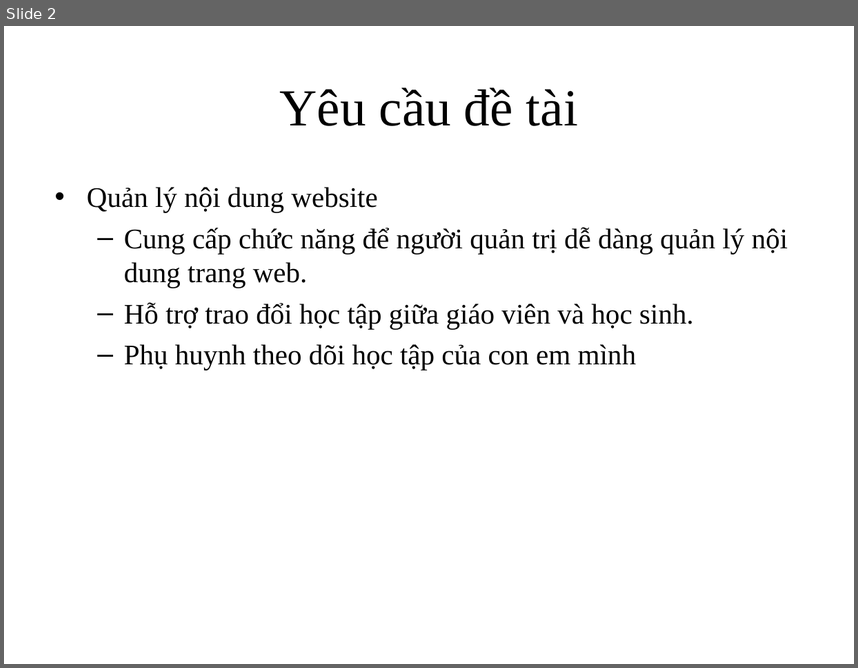
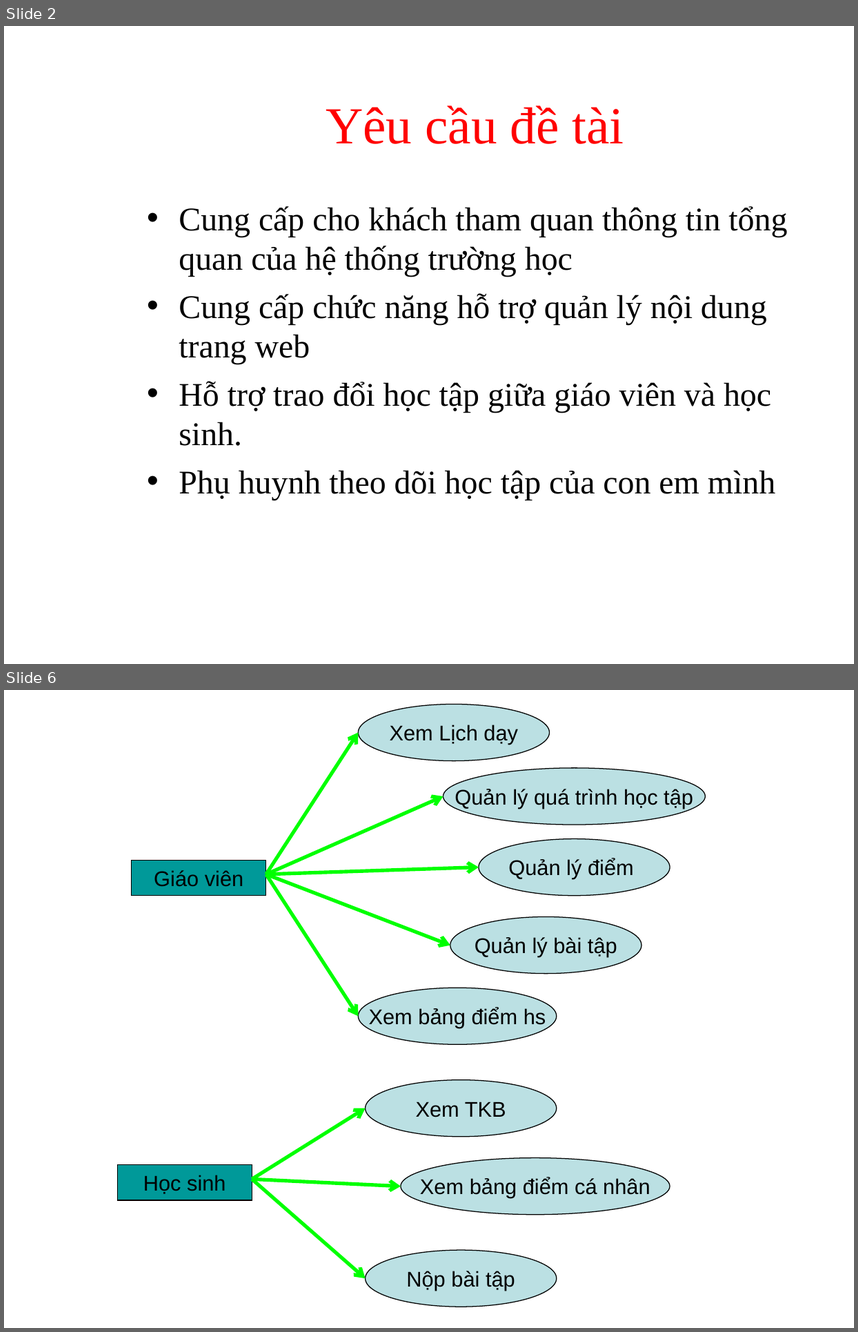
Before and after one commit to btnguyen2k/hsms, a slide deck: HSMS/Resources/baocaophanbien.ppt. Shown one above the other, each under a label of ours: slide 2 before the commit, slides 2 and 6 after it; the slides between them are not shown. The pictures are 858x668 and 858x1332 pixels, drawn with LibreOffice and Linux fonts; fonts in the diff are those of the drawing; background and template pictures are left out. Boxes give left, top, right and bottom in pixels: in the first picture for what was removed or moved away, otherwise in the second. Text is boxed around its words. In the diff, an @@ line names an element or a change of style, - is before the commit and + after.

```diff
--- a/HSMS/Resources/baocaophanbien.ppt
+++ b/HSMS/Resources/baocaophanbien.ppt
@@ slide 6 added at [4, 690, 854, 1328], background picture (left out) @@
@@ ellipse added at [359, 704, 550, 761], fill #BBE0E3, outline #000000 0.74 pt, 18 pt, text #000000 @@
+Xem Lịch dạy
@@ arrow added from (266, 874) to (359, 733), #00FF00 3 pt @@
@@ ellipse added at [444, 768, 705, 825], fill #BBE0E3, outline #000000 0.74 pt, 18 pt, text #000000 @@
+Quản lý quá trình học tập
@@ arrow added from (266, 874) to (444, 796), #00FF00 3 pt @@
@@ ellipse added at [478, 839, 670, 896], fill #BBE0E3, outline #000000 0.74 pt, 18 pt, text #000000 @@
+Quản lý điểm
@@ rectangle added at [132, 860, 266, 896], fill #009999, outline #000000 0.74 pt, 18 pt, text #000000 @@
+Giáo viên
@@ arrow added from (266, 874) to (478, 867), #00FF00 3 pt @@
@@ arrow added from (266, 874) to (450, 945), #00FF00 3 pt @@
@@ arrow added from (266, 874) to (359, 1016), #00FF00 3 pt @@
@@ ellipse added at [450, 917, 642, 974], fill #BBE0E3, outline #000000 0.74 pt, 18 pt, text #000000 @@
+Quản lý bài tập
@@ ellipse added at [359, 987, 557, 1045], fill #BBE0E3, outline #000000 0.74 pt, 18 pt, text #000000 @@
+Xem bảng điểm hs
@@ ellipse added at [366, 1079, 557, 1136], fill #BBE0E3, outline #000000 0.74 pt, 18 pt, text #000000 @@
+Xem TKB
@@ arrow added from (252, 1179) to (366, 1108), #00FF00 3 pt @@
@@ rectangle added at [117, 1164, 252, 1200], fill #009999, outline #000000 0.74 pt, 18 pt, text #000000 @@
+Học sinh
@@ ellipse added at [401, 1158, 671, 1214], fill #BBE0E3, outline #000000 0.74 pt, 18 pt, text #000000 @@
+Xem bảng điểm cá nhân
@@ arrow added from (252, 1179) to (401, 1185), #00FF00 3 pt @@
@@ arrow added from (252, 1179) to (366, 1279), #00FF00 3 pt @@
@@ ellipse added at [366, 1250, 557, 1306], fill #BBE0E3, outline #000000 0.74 pt, 18 pt, text #000000 @@
+Nộp bài tập
@@ slide 2 changed as well @@
@@ title "Yêu cầu đề tài": place and size @@
-title "Yêu cầu đề tài" at [279, 87, 578, 126]
+title "Yêu cầu đề tài" at [326, 105, 624, 144]
@@ title "Yêu cầu đề tài" at [326, 105, 624, 144]: text colour #000000 to #FF0000 @@
@@ text "Cung cấp cho khách tham ...": place and size @@
-text "Cung cấp cho khách tham ..." at [87, 187, 788, 370]
+text "Cung cấp cho khách tham ..." at [179, 206, 787, 500]
@@ text at [179, 206, 787, 364]: text changed; size 24 to 28 pt @@
-• Quản lý nội dung website
-  – Cung cấp chức năng để người quản trị dễ dàng quản lý nội dung trang web.
+• Cung cấp cho khách tham quan thông tin tổng quan của hệ thống trường học
+• Cung cấp chức năng hỗ trợ quản lý nội dung trang web
@@ text at [179, 381, 775, 500]: size 24 to 28 pt in "Hỗ trợ trao đổi học tập giữa ...", "Phụ huynh theo dõi học tập của ..."; bullet – to •; list level 2 to 1 in "Hỗ trợ trao đổi học ..."; list level 2 to 1 in "Phụ huynh theo dõi học ..." @@
```
Also in this commit, not shown: 7 other slides changed, 11 other slides added, 12 slides removed, 2 other files.
